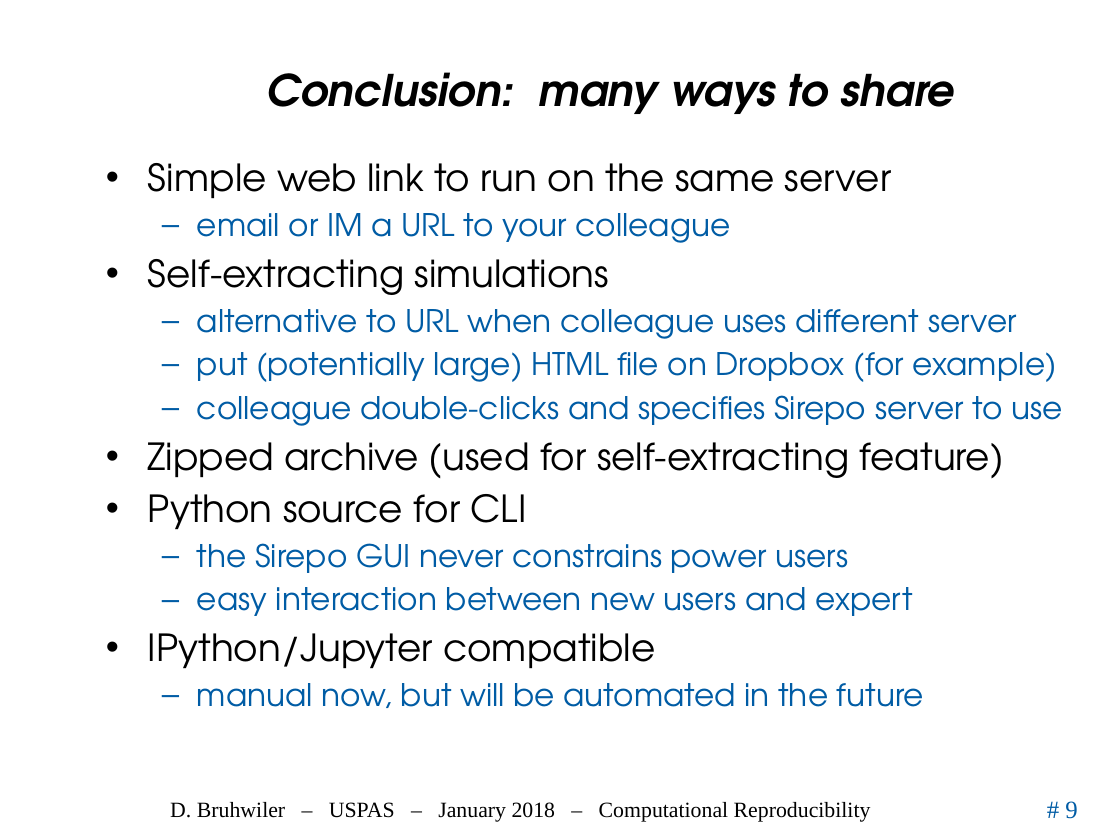
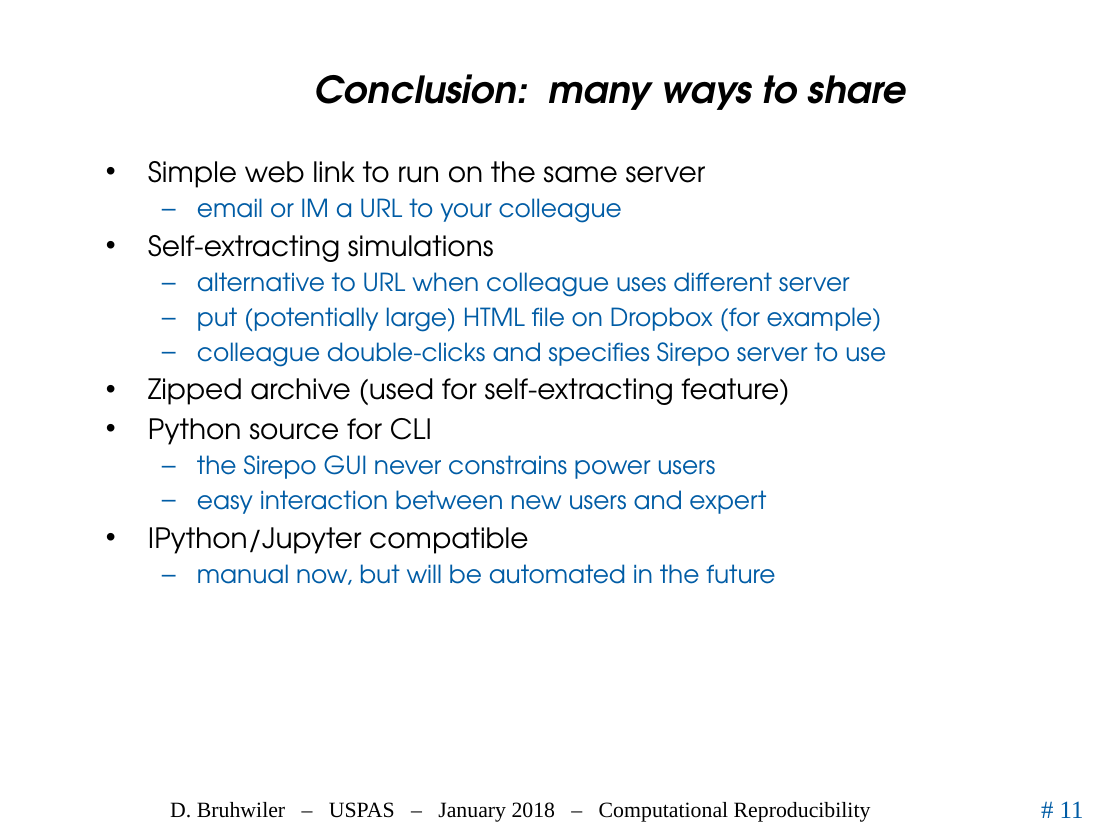
Before and after one commit to uspas/simbeamplasma18, a slide deck: slide 11 of computational_reproducibility/lecture/2018_ComputationalReproducibility_Bruhwiler_USPAS.pptx (slide 9 before the commit). Drawn at 1120x840 pixels with LibreOffice and Linux fonts; fonts in the diff are those of the drawing; background and template pictures are left out. Boxes give left, top, right and bottom in pixels: in the first picture for what was removed or moved away, otherwise in the second. Text is boxed around its words. In the diff, an @@ line names an element or a change of style, - is before the commit and + after.

```diff
--- a/computational_reproducibility/lecture/2018_ComputationalReproducibility_Bruhwiler_USPAS.pptx
+++ b/computational_reproducibility/lecture/2018_ComputationalReproducibility_Bruhwiler_USPAS.pptx
@@ title "Conclusion: many ways to share" at (315, 74, 906, 110): size 28 to 24 pt @@
@@ text "Simple web link to run ..." at (148, 161, 886, 585): size 24 to 18 pt in "Simple web link to run on the ...", "Self-extracting simulations", "Zipped archive (used for self-extracting feature)", "Python source for CLI" and 1 more places; size 20 to 16 pt in "email or IM a URL to your ...", "alternative to URL when colleague uses different ...", "put (potentially large) HTML file on Dropbox ...", "colleague double-clicks and specifies Sirepo server to ..." and 3 more places; less space between paragraphs @@
@@ page number at (1060, 801, 1084, 818): text changed @@
-# 9
+# 11
```
Also in this commit, not shown: 8 other slides changed, 2 slides added.
